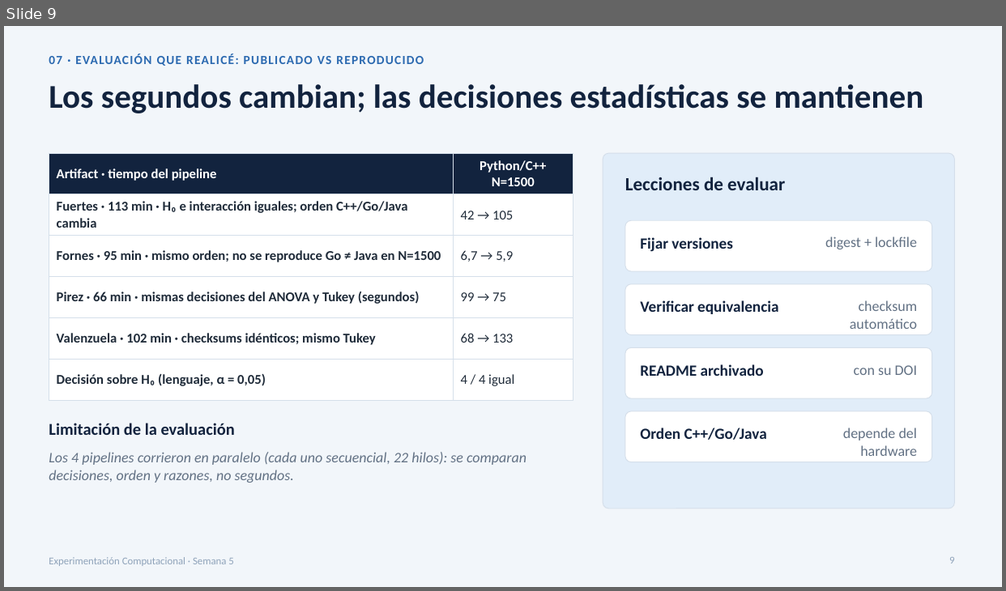
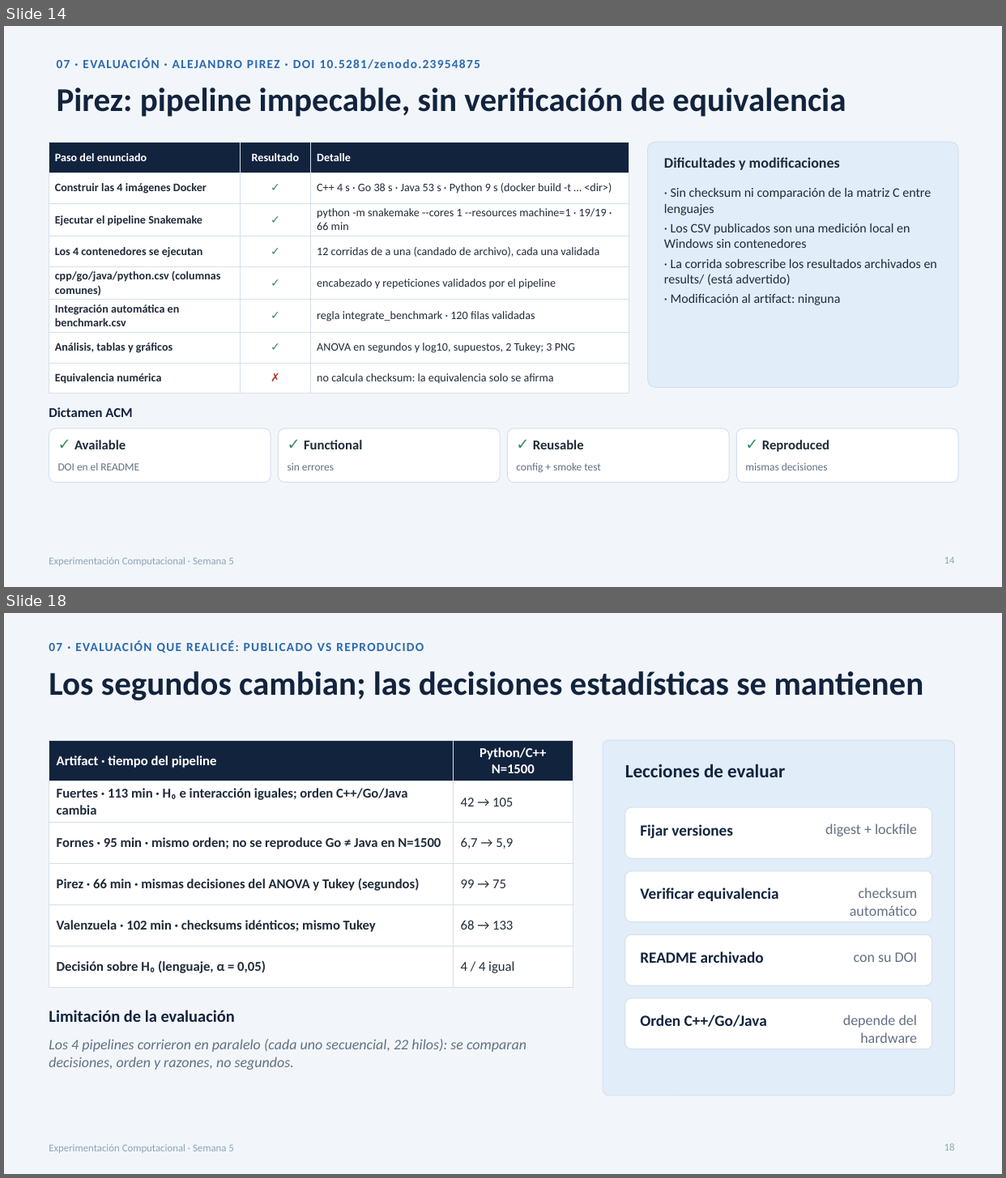
Before and after one commit to Pmiqueles-usach/Modulo2-Inv-experimental, a slide deck: docs/presentaciones/Presentacion_Semana_5_Publicacion_y_Evaluacion_Cruzada.pptx. Shown one above the other, each under a label of ours: slide 9 before the commit, slides 14 and 18 after it; the slides between them are not shown. The pictures are 1006x591 and 1006x1178 pixels, drawn with LibreOffice and Linux fonts; fonts in the diff are those of the drawing. Boxes give left, top, right and bottom in pixels: in the first picture for what was removed or moved away, otherwise in the second. Text is boxed around its words. In the diff, an @@ line names an element or a change of style, - is before the commit and + after.

Commit message:
docs(semana-5): detalle por compañero en la presentación de evaluación cruzada
- Lámina de contenido mínimo publicado (enunciado) para los 4 depósitos.
- Dos láminas por compañero: reproducción (pasos, dificultades, dictamen)
  y resultados publicado vs reproducido, con notas del orador.
- Evaluación de Fuertes: el README archivado no incluye el DOI.

```diff
--- a/docs/presentaciones/Presentacion_Semana_5_Publicacion_y_Evaluacion_Cruzada.pptx
+++ b/docs/presentaciones/Presentacion_Semana_5_Publicacion_y_Evaluacion_Cruzada.pptx
@@ slide 14 added at (4, 26, 1002, 587), background #F2F6FA; not listed: 1 template element that a slide beside it also shows @@
@@ text added at (57, 58, 480, 69), 12 pt, text #2B69B0, bold @@
+07 · EVALUACIÓN · ALEJANDRO PIREZ · DOI 10.5281/zenodo.23954875
@@ title added at (57, 88, 846, 117), 32 pt, text #12233E, bold @@
+Pirez: pipeline impecable, sin verificación de equivalencia
@@ table added at (49, 142, 629, 387), 8 rows, 3 columns @@
+Paso del enunciado | Resultado | Detalle
+Construir las 4 imágenes Docker | ✓ | C++ 4 s · Go 38 s · Java 53 s · Python 9 s (docker build -t … <dir>)
+Ejecutar el pipeline Snakemake | ✓ | python -m snakemake --cores 1 --resources machine=1 · 19/19 · 66 min
+Los 4 contenedores se ejecutan | ✓ | 12 corridas de a una (candado de archivo), cada una validada
+cpp/go/java/python.csv (columnas comunes) | ✓ | encabezado y repeticiones validados por el pipeline
+Integración automática en benchmark.csv | ✓ | regla integrate_benchmark · 120 filas validadas
+Análisis, tablas y gráficos | ✓ | ANOVA en segundos y log10, supuestos, 2 Tukey; 3 PNG
+Equivalencia numérica | ✗ | no calcula checksum: la equivalencia solo se afirma
@@ rounded rectangle added at (648, 142, 958, 387), fill #E1EDF9, outline #D5DFEA 0.75 pt @@
@@ text added at (664, 157, 840, 170), 14 pt, text #1F2B39, bold @@
+Dificultades y modificaciones
@@ text added at (664, 188, 937, 305), 12.5 pt, text #1F2B39 @@
+· Sin checksum ni comparación de la matriz C entre lenguajes
+· Los CSV publicados son una medición local en Windows sin contenedores
+· La corrida sobrescribe los resultados archivados en results/ (está advertido)
+· Modificación al artifact: ninguna
@@ text added at (49, 408, 132, 417), 13 pt, text #12233E, bold @@
+Dictamen ACM
@@ rounded rectangle added at (49, 429, 270, 483), fill #FFFFFF, outline #D5DFEA 0.75 pt @@
@@ rounded rectangle added at (278, 429, 500, 483), fill #FFFFFF, outline #D5DFEA 0.75 pt @@
@@ rounded rectangle added at (507, 429, 729, 483), fill #FFFFFF, outline #D5DFEA 0.75 pt @@
@@ rounded rectangle added at (737, 429, 958, 483), fill #FFFFFF, outline #D5DFEA 0.75 pt @@
@@ text added at (58, 463, 139, 471), 10.5 pt, text #627184 @@
+DOI en el README
@@ text added at (74, 440, 126, 450), 13 pt, text #1F2B39, bold @@
+✓ Available
@@ text added at (304, 440, 362, 450), 13 pt, text #1F2B39, bold @@
+✓ Functional
@@ text added at (516, 463, 601, 473), 10.5 pt, text #627184 @@
+config + smoke test
@@ text added at (533, 440, 584, 450), 13 pt, text #1F2B39, bold @@
+✓ Reusable
@@ text added at (745, 463, 828, 471), 10.5 pt, text #627184 @@
+mismas decisiones
@@ text added at (762, 440, 829, 452), 13 pt, text #1F2B39, bold @@
+✓ Reproduced
@@ text added at (288, 463, 334, 471), 10.5 pt, text #627184 @@
+sin errores
@@ page number added at (944, 557, 955, 564), 10 pt, text #8FA3BA @@
+14
@@ what was slide 9 is now slide 18 @@
@@ page number at (944, 1144, 955, 1151): text changed @@
-9
+18
```
Also in this commit, not shown: 1 slide changed, 8 other slides added, 2 other files.
